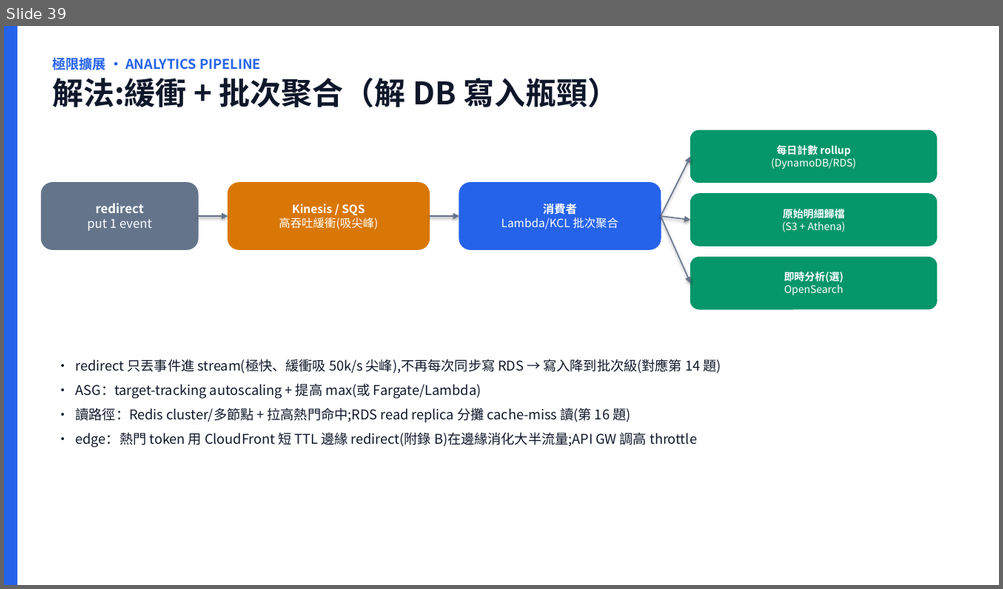
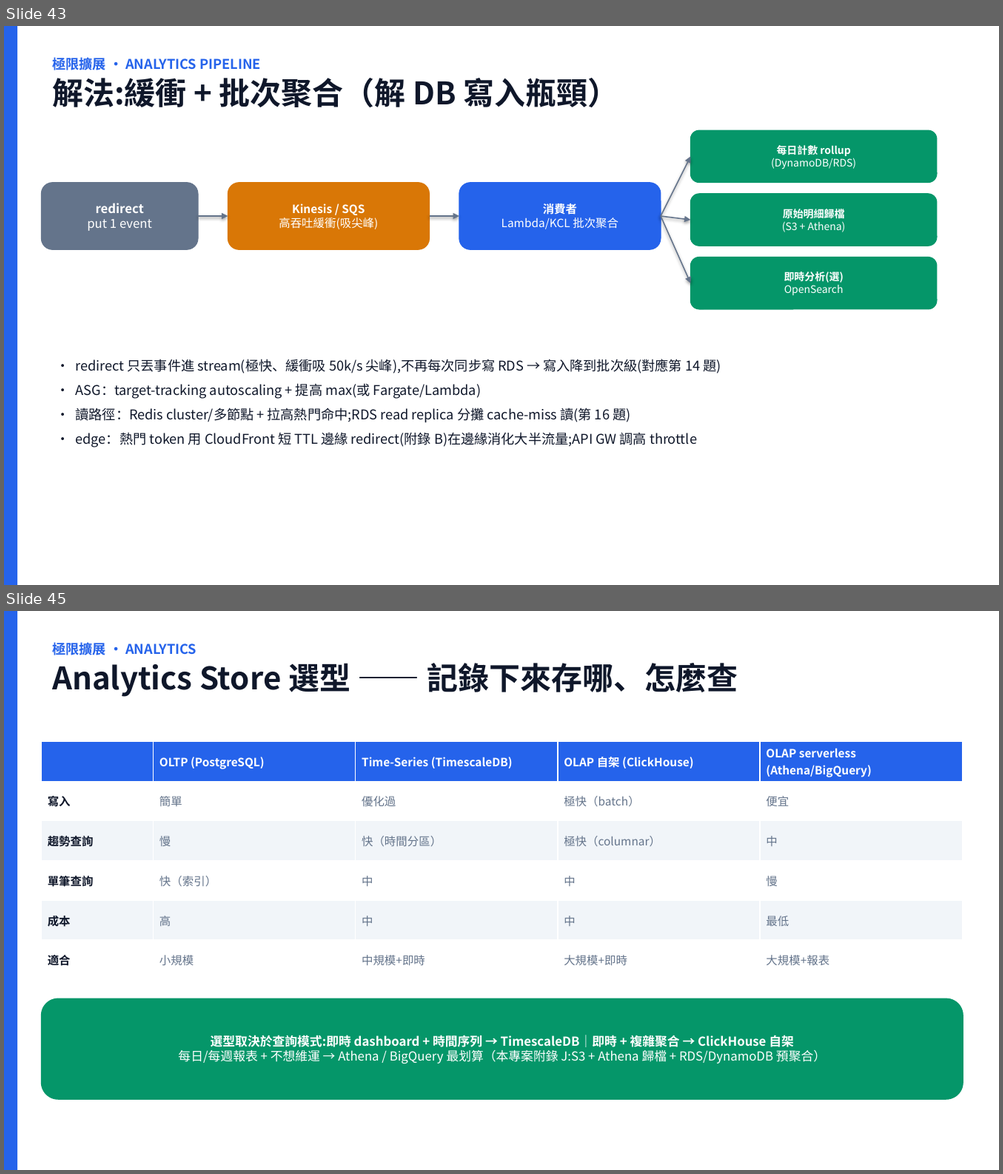
Before and after one commit to scolley31/system-design-demo, a slide deck: QR Code Generator/QR_Code_Generator.pptx. Shown one above the other, each under a label of ours: slide 39 before the commit, slides 43 and 45 after it; the slides between them are not shown. The pictures are 1003x589 and 1003x1174 pixels, drawn with LibreOffice and Linux fonts; fonts in the diff are those of the drawing. Boxes give left, top, right and bottom in pixels: in the first picture for what was removed or moved away, otherwise in the second. Text is boxed around its words. In the diff, an @@ line names an element or a change of style, - is before the commit and + after.

Commit message:
week2 講義全補齊: cache hit 量化/選型雙層/CDN TTL 兩難/token scaling/analytics store/即時vs批次/面試框架 (DESIGN 附錄 J擴充+K+L, PPT +10 頁→49) [skip ci]

```diff
--- a/QR Code Generator/QR_Code_Generator.pptx
+++ b/QR Code Generator/QR_Code_Generator.pptx
@@ slide 45 added at (x1=4, y1=611, x2=999, y2=1170), background #FFFFFF @@
@@ rectangle added at (x1=4, y1=611, x2=17, y2=1170), fill #2563EB @@
@@ text added at (x1=52, y1=640, x2=737, y2=697), 30 pt, text #0F172A, bold @@
+極限擴展 · ANALYTICS
+Analytics Store 選型 —— 記錄下來存哪、怎麼查
@@ table added at (x1=41, y1=741, x2=962, y2=980), 6 rows, 5 columns @@
+ | OLTP (PostgreSQL) | Time-Series (TimescaleDB) | OLAP 自架 (ClickHouse) | OLAP serverless (Athena/BigQuery)
+寫入 | 簡單 | 優化過 | 極快（batch） | 便宜
+趨勢查詢 | 慢 | 快（時間分區） | 極快（columnar） | 中
+單筆查詢 | 快（索引） | 中 | 中 | 慢
+成本 | 高 | 中 | 中 | 最低
+適合 | 小規模 | 中規模+即時 | 大規模+即時 | 大規模+報表
@@ rounded rectangle added at (x1=41, y1=999, x2=963, y2=1099), fill #059669, outline #059669 0.75 pt, 12 pt, text #FFFFFF @@
+選型取決於查詢模式:即時 dashboard + 時間序列 → TimescaleDB｜即時 + 複雜聚合 → ClickHouse 自架
+每日/每週報表 + 不想維運 → Athena / BigQuery 最划算（本專案附錄 J:S3 + Athena 歸檔 + RDS/DynamoDB 預聚合）
@@ what was slide 39 is now slide 43 @@
```
Also in this commit, not shown: 9 other slides added, 2 other files.
